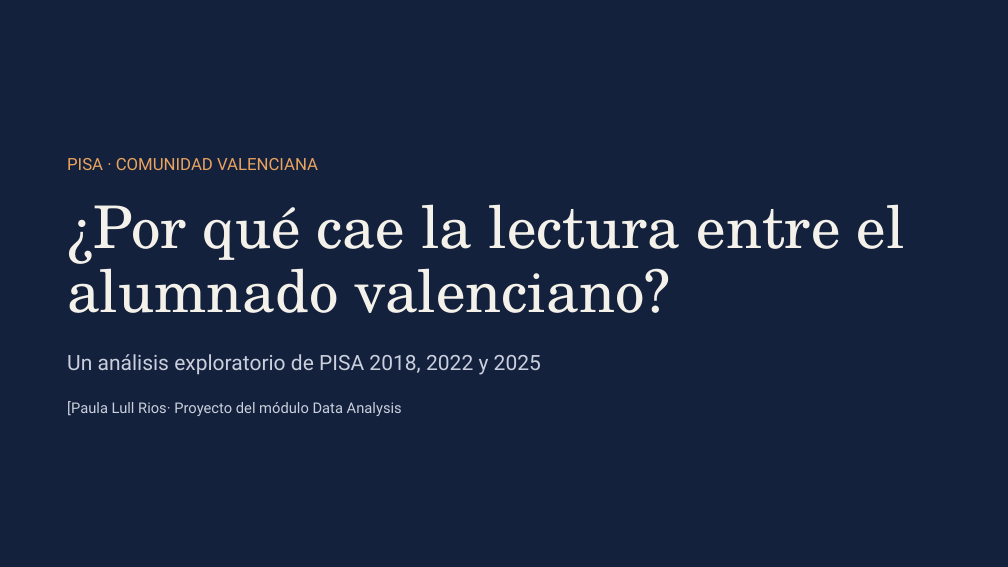
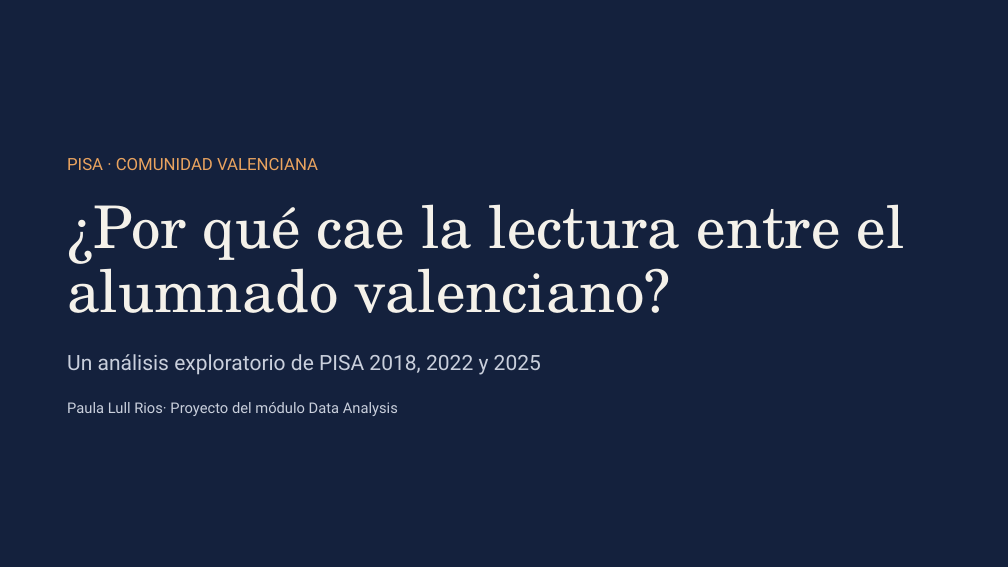
Before and after one commit to PaulitaLull/EDA_PAULA_LULL, a slide deck: slide 1 of ppt.pptx. Drawn at 1008x567 pixels with LibreOffice and Linux fonts; fonts in the diff are those of the drawing. Boxes give left, top, right and bottom in pixels: in the first picture for what was removed or moved away, otherwise in the second. Text is boxed around its words. In the diff, an @@ line names an element or a change of style, - is before the commit and + after.

```diff
--- a/ppt.pptx
+++ b/ppt.pptx
@@ text at [67,402,398,416]: text changed @@
-[Paula Lull Rios· Proyecto del módulo Data Analysis
+Paula Lull Rios· Proyecto del módulo Data Analysis
```
Also in this commit, not shown: 10 other slides changed, 9 other files.
